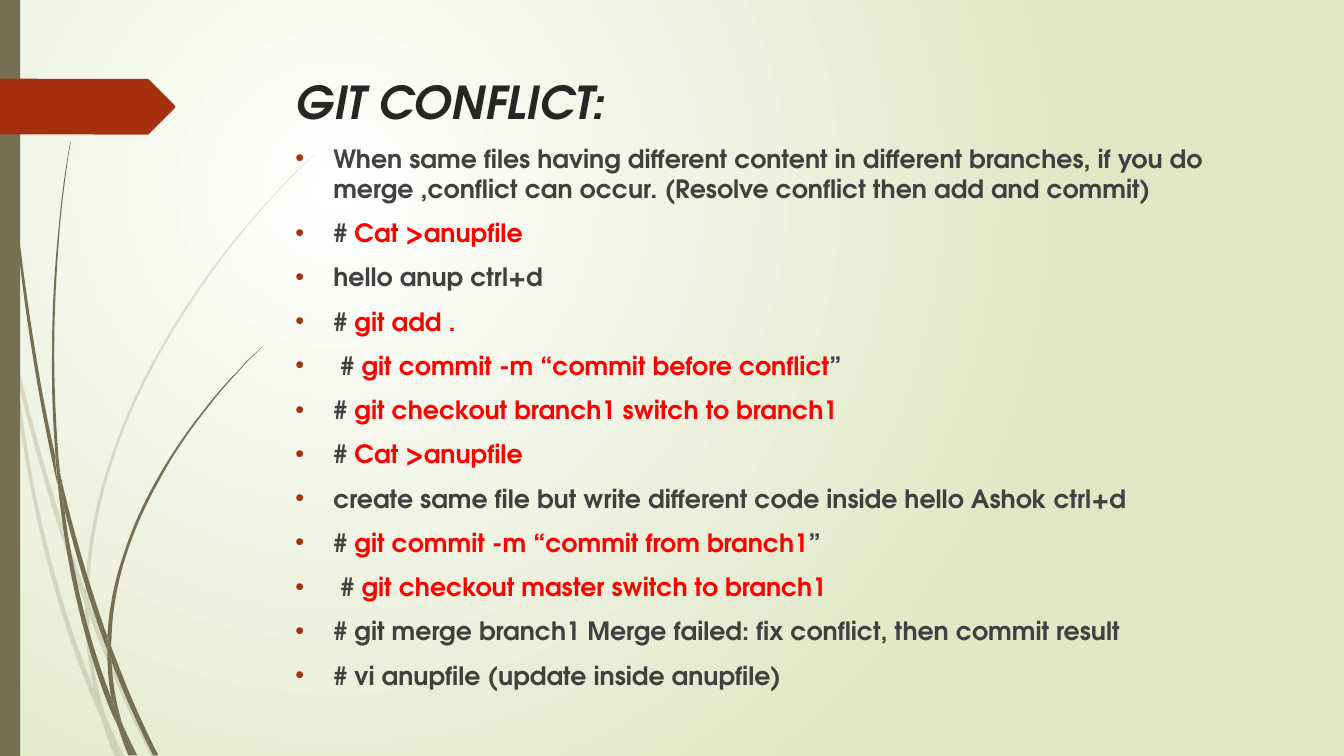
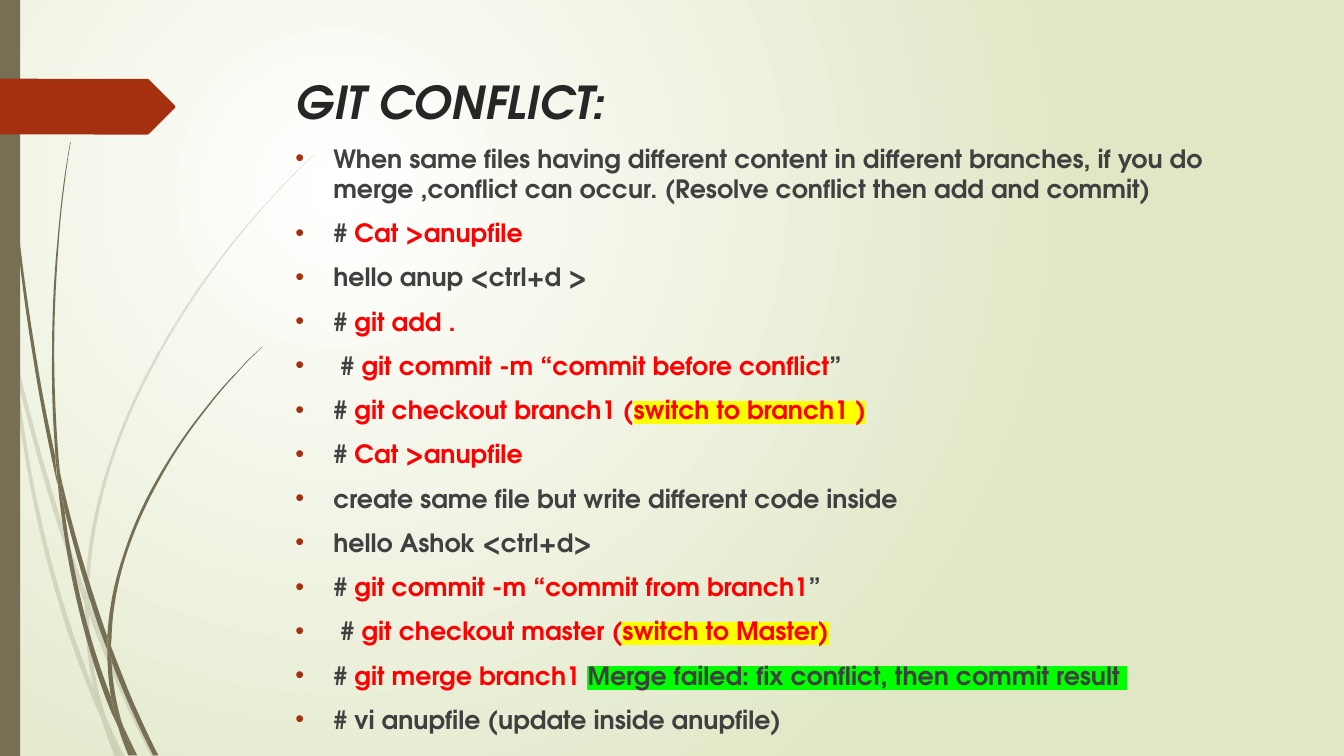
Before and after one commit to Ashok1012/test, a slide deck: slide 19 of DevOps.pptx (slide 20 before the commit). Drawn at 1344x756 pixels with LibreOffice and Linux fonts; fonts in the diff are those of the drawing. Boxes give left, top, right and bottom in pixels: in the first picture for what was removed or moved away, otherwise in the second. Text is boxed around its words. In the diff, an @@ line names an element or a change of style, - is before the commit and + after.

```diff
--- a/DevOps.pptx
+++ b/DevOps.pptx
@@ text at (333, 267, 561, 291): text changed @@
-• hello anup ctrl+d
+• hello anup <ctrl+d >
@@ text at (354, 392, 848, 430): text changed @@
-• # git checkout branch1 switch to branch1
+• # git checkout branch1 (switch to branch1 )
@@ text at (333, 488, 897, 555): text changed @@
-• create same file but write different code inside hello Ashok ctrl+d
+• create same file but write different code inside
+• hello Ashok <ctrl+d>
@@ text at (362, 613, 829, 651): text changed @@
-• # git checkout master switch to branch1
+• # git checkout master (switch to Master)
@@ text at (354, 657, 1119, 695): text colour #404040 to #FF0000 in "git merge branch1"; highlight none to #00FF00 in "Merge failed: fix conflict, then commit result" @@
```
Also in this commit, not shown: 48 other slides changed, 9 slides added, 2 slides removed.
